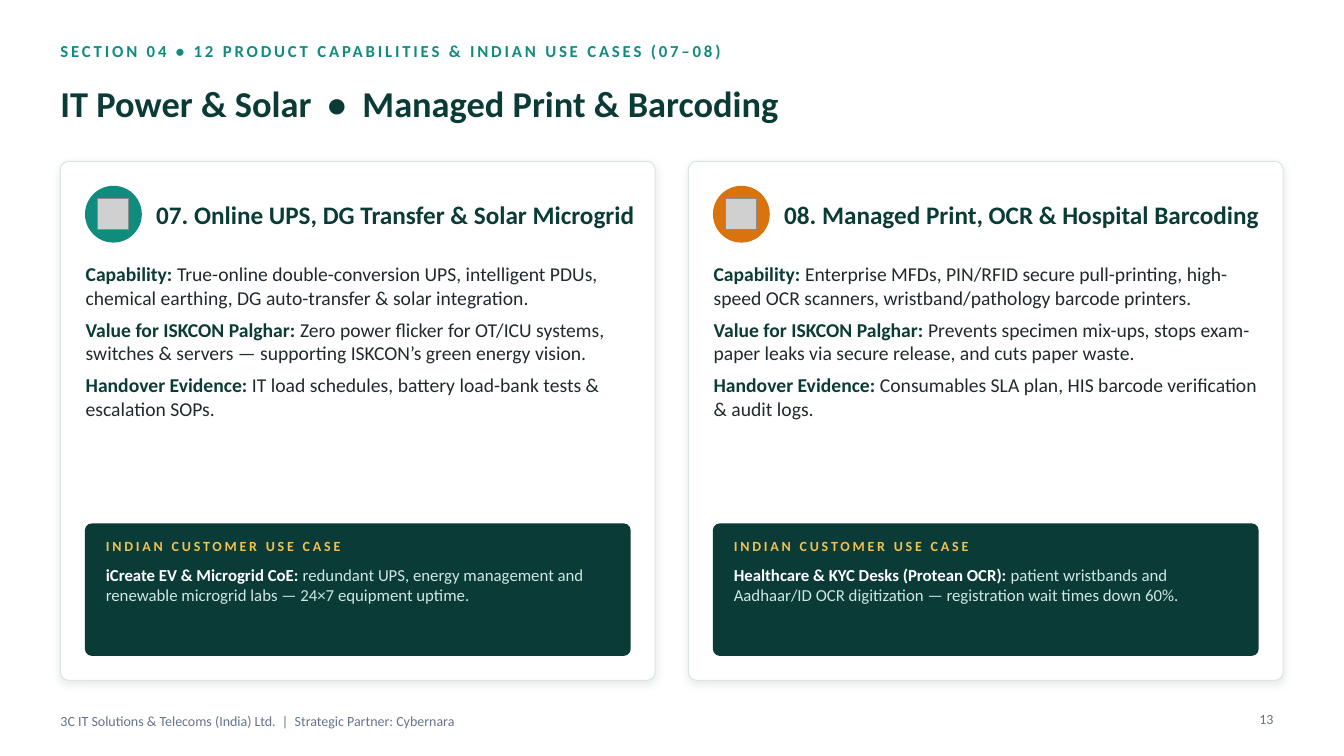
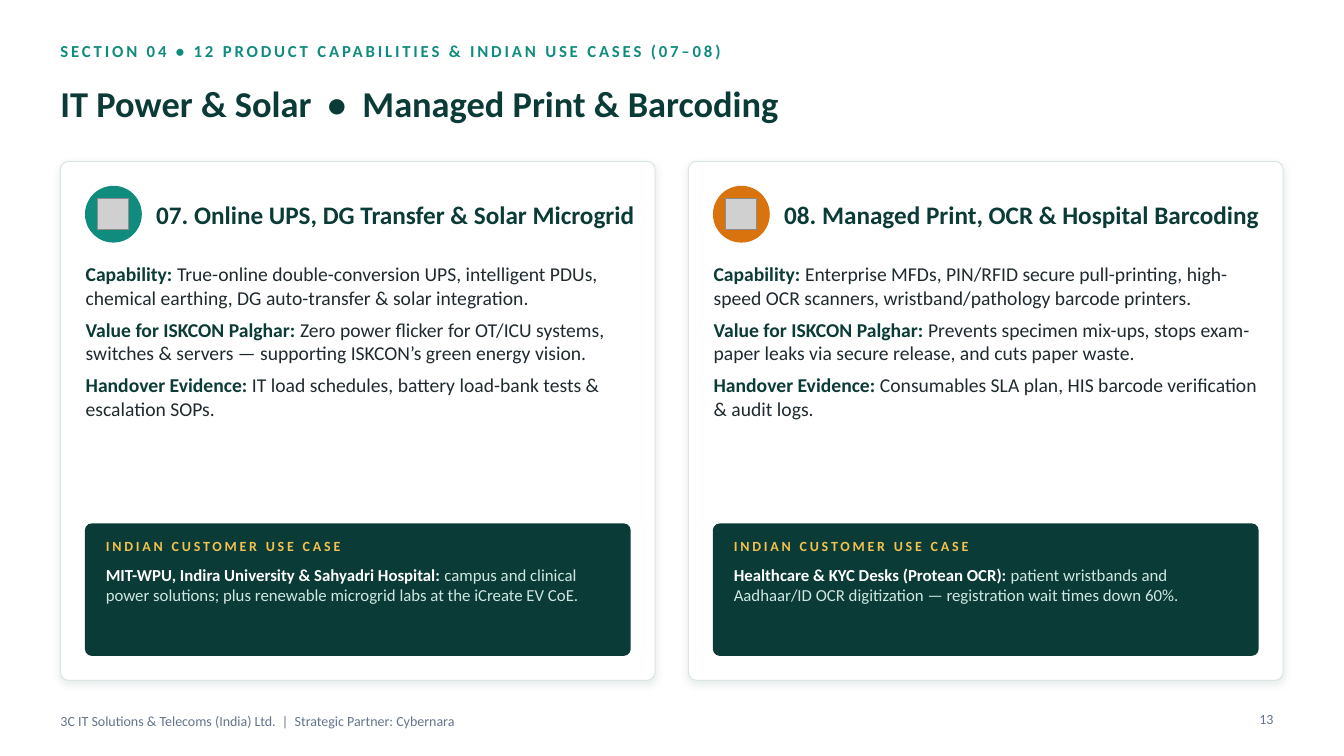
Before and after one commit to anilbhat2000-a11y/bhat, a slide deck: slide 13 of 3C_ITS_ISKCON_Palghar_Proposal.pptx. Drawn at 1344x756 pixels with LibreOffice and Linux fonts; fonts in the diff are those of the drawing; grey boxes stand for pictures; background and template pictures are left out. Boxes give left, top, right and bottom in pixels: in the first picture for what was removed or moved away, otherwise in the second. Text is boxed around its words. In the diff, an @@ line names an element or a change of style, - is before the commit and + after.

```diff
--- a/3C_ITS_ISKCON_Palghar_Proposal.pptx
+++ b/3C_ITS_ISKCON_Palghar_Proposal.pptx
@@ text at [106,569,578,604]: text changed @@
-iCreate EV & Microgrid CoE: redundant UPS, energy management and renewable microgrid labs — 24×7 equipment uptime.
+MIT-WPU, Indira University & Sahyadri Hospital: campus and clinical power solutions; plus renewable microgrid labs at the iCreate EV CoE.
```
Also in this commit, not shown: 9 other slides changed, 3 slides added.
